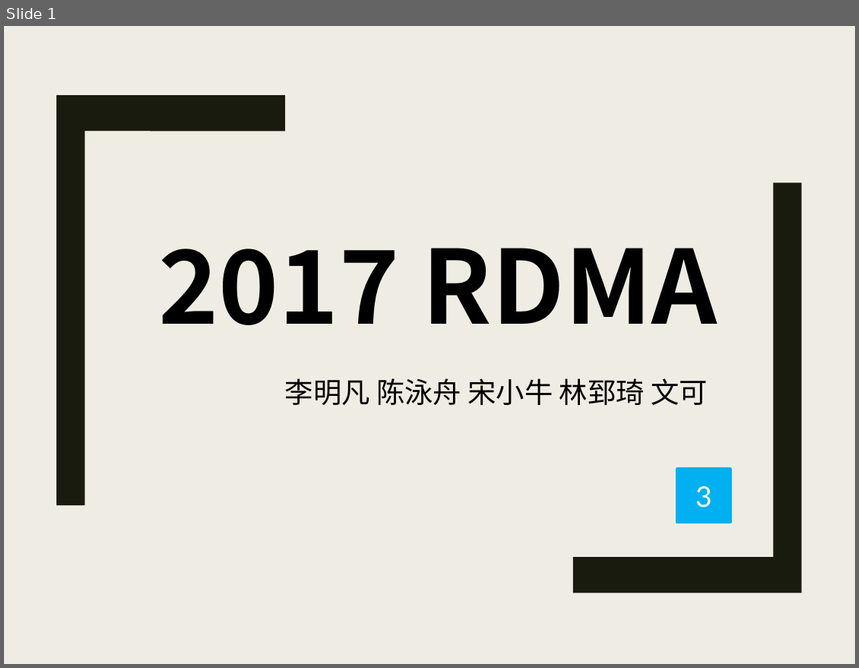
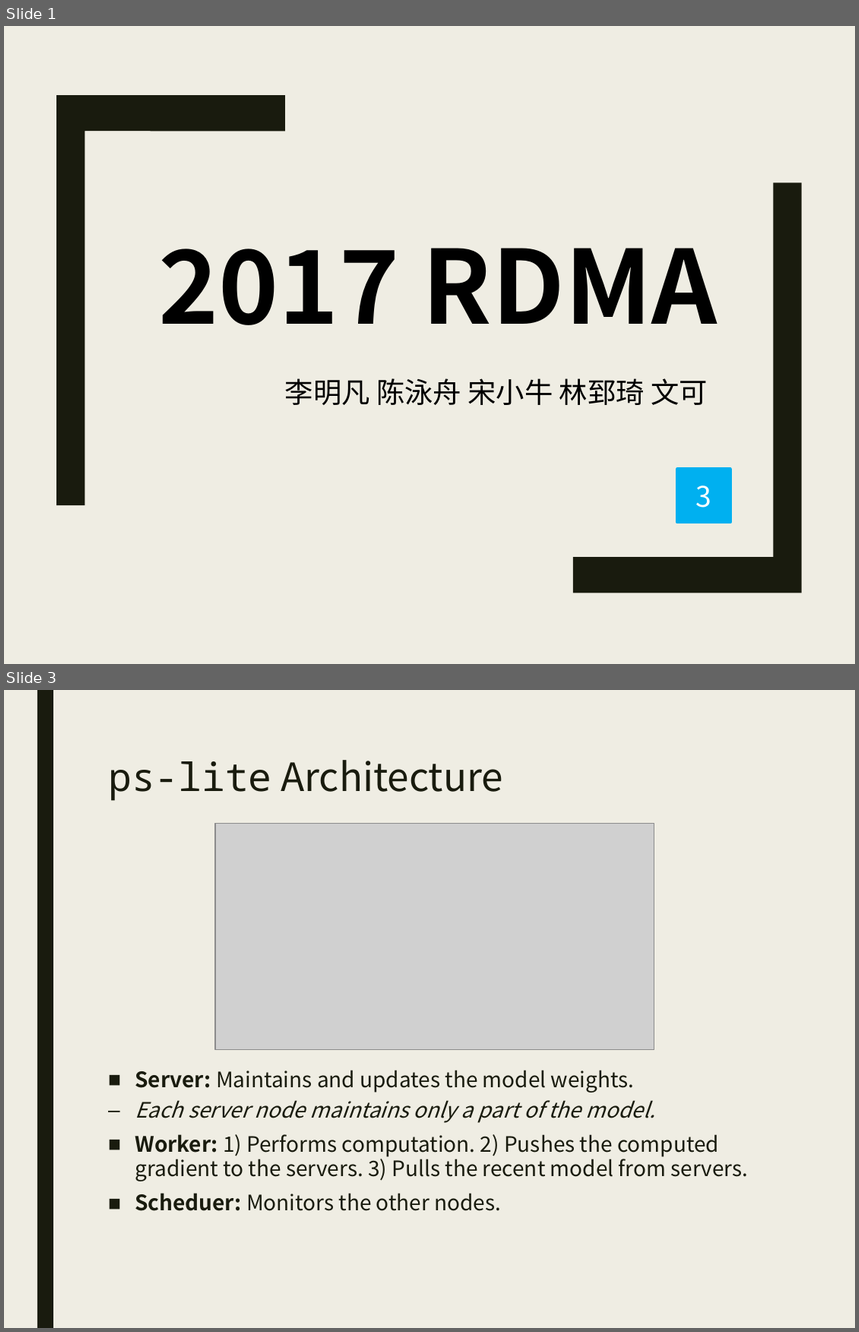
Before and after one commit to DavaiZa/ReadingNotes, a slide deck: RDMA2017/presentations/Week3.pptx. Shown one above the other, each under a label of ours: slide 1 before the commit, slides 1 and 3 after it; the slides between them are not shown. The pictures are 859x668 and 859x1332 pixels, drawn with LibreOffice and Linux fonts; fonts in the diff are those of the drawing; grey boxes stand for pictures. Boxes give left, top, right and bottom in pixels: in the first picture for what was removed or moved away, otherwise in the second. Text is boxed around its words. In the diff, an @@ line names an element or a change of style, - is before the commit and + after.

```diff
--- a/RDMA2017/presentations/Week3.pptx
+++ b/RDMA2017/presentations/Week3.pptx
@@ slide 3 added at (4, 690, 855, 1328), background #EFEDE3 @@
@@ rectangle added at (37, 690, 53, 1328), fill #191B0E @@
@@ title added at (108, 760, 503, 801), 33 pt, text #191B0E @@
+ps-lite Architecture
@@ picture added at (215, 823, 655, 1049) @@
@@ text added at (135, 1070, 749, 1211), 18 pt, text #191B0E @@
+■ Server: Maintains and updates the model weights.
+  – Each server node maintains only a part of the model.
+■ Worker: 1) Performs computation. 2) Pushes the computed gradient to the servers. 3) Pulls the recent model from servers.
+■ Scheduer: Monitors the other nodes.
@@ slide 1 changed as well @@
@@ rectangle "3" at (677, 470, 730, 522): font Lato to Noto Sans CJK SC @@
```
Also in this commit, not shown: 1 other slide changed, 4 other slides added, 2 other files.
